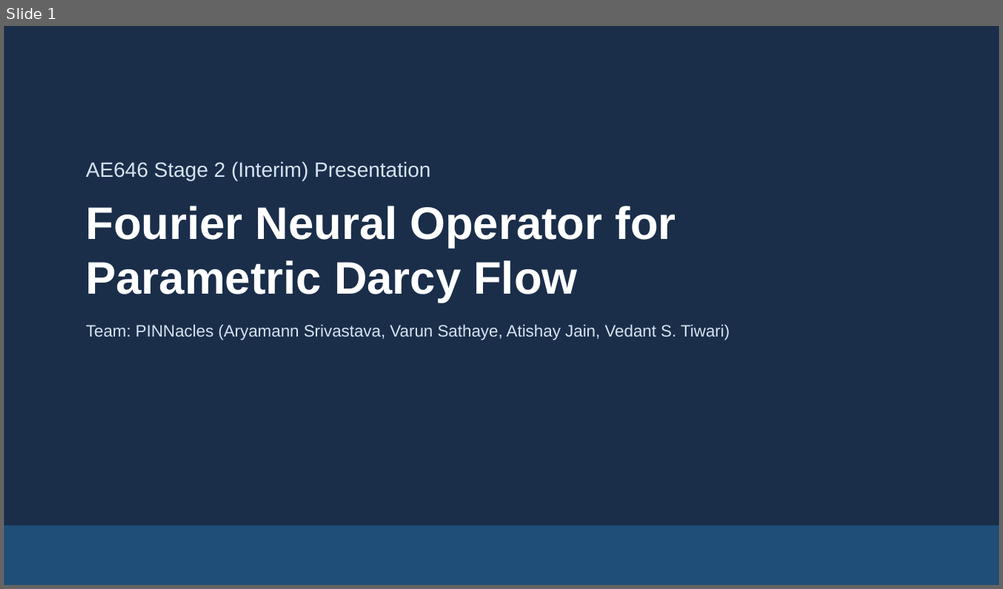
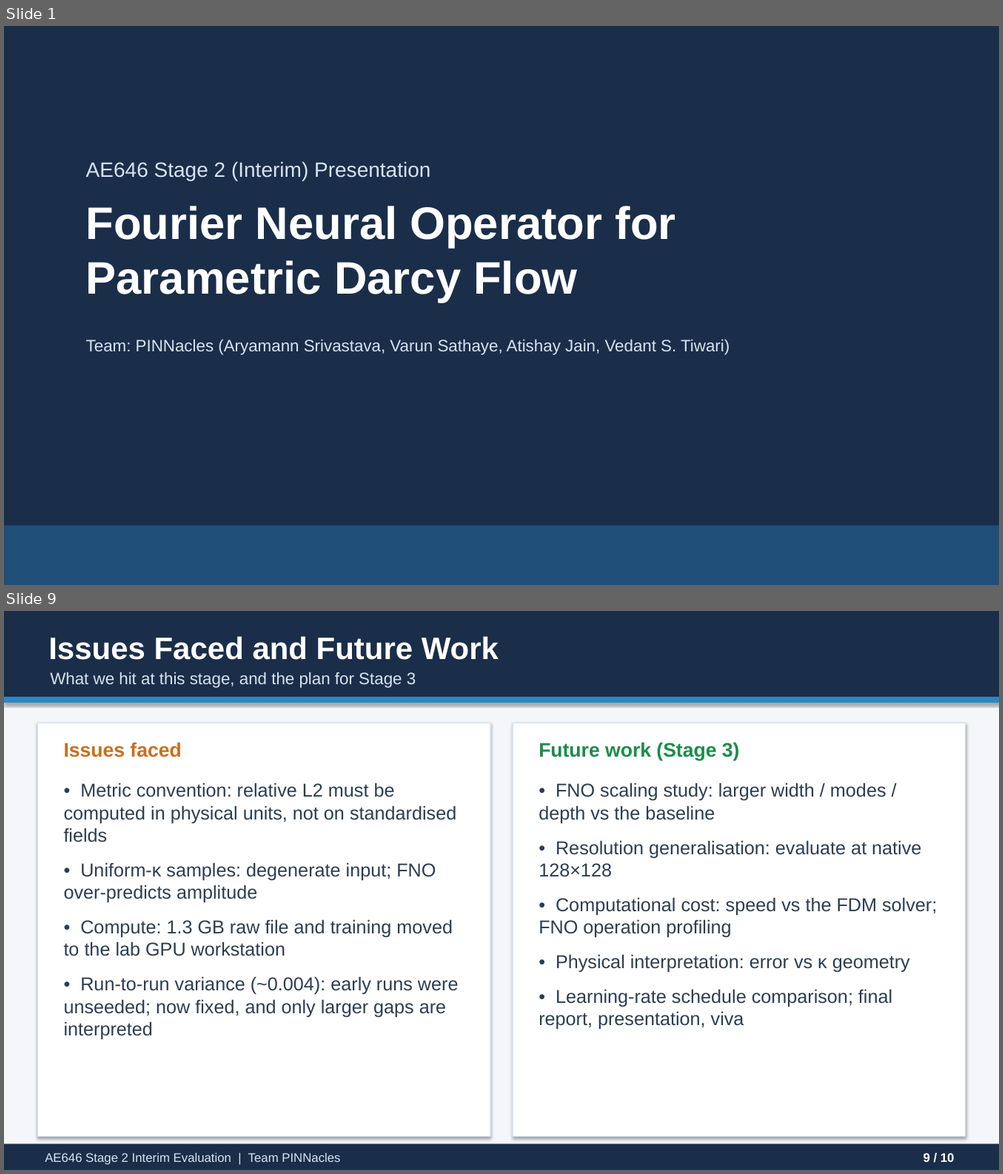
Before and after one commit to ARYAMANN7279/AE646-PINNacles, a slide deck: stage2/PINNacles_Stage2_Presentation.pptx. Shown one above the other, each under a label of ours: slide 1 before the commit, slides 1 and 9 after it; the slides between them are not shown. The pictures are 1003x589 and 1003x1174 pixels, drawn with LibreOffice and Linux fonts; fonts in the diff are those of the drawing. Boxes give left, top, right and bottom in pixels: in the first picture for what was removed or moved away, otherwise in the second. Text is boxed around its words. In the diff, an @@ line names an element or a change of style, - is before the commit and + after.

```diff
--- a/stage2/PINNacles_Stage2_Presentation.pptx
+++ b/stage2/PINNacles_Stage2_Presentation.pptx
@@ slide 9 added at (x1=4, y1=611, x2=999, y2=1170), background #FFFFFF @@
@@ rectangle added at (x1=4, y1=611, x2=999, y2=1170), fill #F4F6F9 @@
@@ rectangle added at (x1=4, y1=611, x2=999, y2=697), fill #1A2E4A @@
@@ text added at (x1=48, y1=636, x2=498, y2=660), 30 pt, text #FFFFFF, bold @@
+Issues Faced and Future Work
@@ text added at (x1=50, y1=672, x2=415, y2=688), 16 pt, text #D6E4F0 @@
+What we hit at this stage, and the plan for Stage 3
@@ rectangle added at (x1=4, y1=697, x2=999, y2=703), fill #2E86C1 @@
@@ rectangle added at (x1=37, y1=723, x2=490, y2=1137), fill #FFFFFF, outline #D6E4F0 1 pt @@
@@ text added at (x1=64, y1=742, x2=181, y2=758), 19 pt, text #CA6F1E, bold @@
+Issues faced
@@ rectangle added at (x1=513, y1=723, x2=966, y2=1137), fill #FFFFFF, outline #D6E4F0 1 pt @@
@@ text added at (x1=538, y1=742, x2=740, y2=761), 19 pt, text #1E8B4C, bold @@
+Future work (Stage 3)
@@ text added at (x1=64, y1=783, x2=458, y2=1040), 18 pt, text #2C3E50 @@
+• Metric convention: relative L2 must be computed in physical units, not on standardised fields
+• Uniform-κ samples: degenerate input; FNO over-predicts amplitude
+• Compute: 1.3 GB raw file and training moved to the lab GPU workstation
+• Run-to-run variance (~0.004): early runs were unseeded; now fixed, and only larger gaps are interpreted
@@ text added at (x1=538, y1=783, x2=936, y2=1030), 18 pt, text #2C3E50 @@
+• FNO scaling study: larger width / modes / depth vs the baseline
+• Resolution generalisation: evaluate at native 128×128
+• Computational cost: speed vs the FDM solver; FNO operation profiling
+• Physical interpretation: error vs κ geometry
+• Learning-rate schedule comparison; final report, presentation, viva
@@ rectangle added at (x1=4, y1=1145, x2=999, y2=1170), fill #1A2E4A @@
@@ text added at (x1=45, y1=1153, x2=340, y2=1165), 12 pt, text #D6E4F0 @@
+AE646 Stage 2 Interim Evaluation | Team PINNacles
@@ text added at (x1=923, y1=1153, x2=954, y2=1162), 12 pt, text #FFFFFF, bold @@
+9 / 10
@@ slide 1 changed as well @@
@@ text "Team: PINNacles (Aryamann Srivastava, Varun ..." moved from (x1=86, y1=324, x2=729, y2=340) to (x1=86, y1=339, x2=729, y2=355) @@
```
Also in this commit, not shown: 1 other slide changed, 7 other slides added, 6 slides removed, 26 other files.
